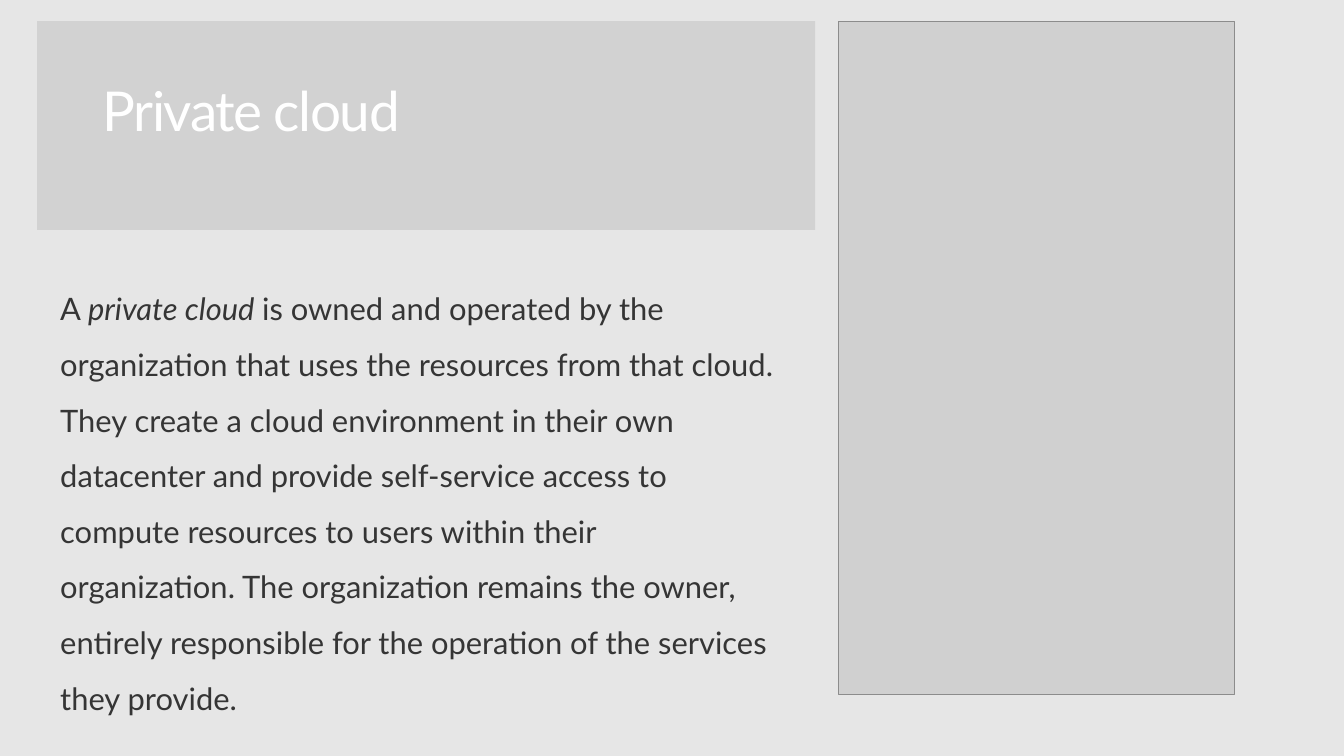
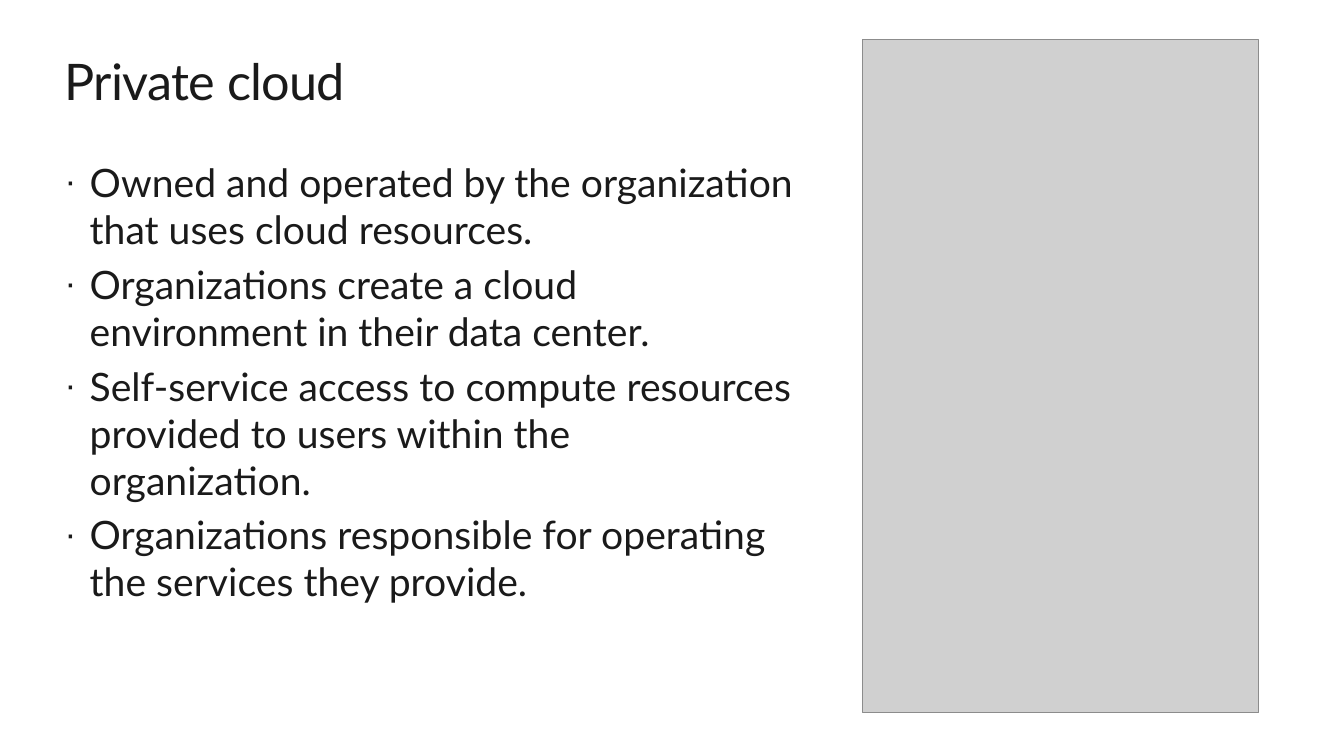
Before and after one commit to CSA-OCP-GER/azure-fundamentals-v2, a slide deck: slide 12 of 1_cloudconcepts/1_cloudconcept.pptx (slide 14 before the commit). Drawn at 1344x756 pixels with LibreOffice and Linux fonts; fonts in the diff are those of the drawing; grey boxes stand for pictures; background and template pictures are left out. Boxes give left, top, right and bottom in pixels: in the first picture for what was removed or moved away, otherwise in the second. Text is boxed around its words. In the diff, an @@ line names an element or a change of style, - is before the commit and + after.

```diff
--- a/1_cloudconcepts/1_cloudconcept.pptx
+++ b/1_cloudconcepts/1_cloudconcept.pptx
@@ background #E6E6E6 to #FFFFFF @@
@@ rectangle removed at bbox=[38, 21, 815, 229] @@
@@ title "Private cloud": place and size @@
-title "Private cloud" at bbox=[103, 91, 400, 131]
+title "Private cloud" at bbox=[65, 63, 345, 101]
@@ title "Private cloud" at bbox=[65, 63, 345, 101]: size 40 to 36.7 pt, text colour #FFFFFF to #1A1A1A, letter spacing -1 to -0.5 pt; line spacing 0.9 to 1; vertical alignment middle to top @@
@@ picture: place and size @@
-picture at bbox=[839, 21, 1235, 694]
+picture at bbox=[863, 40, 1259, 713]
@@ text at bbox=[90, 168, 793, 603]: text changed; size 22.5 to 28.6 pt; text colour #353535 to #1A1A1A @@
-A private cloud is owned and operated by the organization that uses the resources from that cloud. They create a cloud environment in their own datacenter and provide self-service access to compute resources to users within their organization. The organization remains the owner, entirely responsible for the operation of the services they provide.
+· Owned and operated by the organization that uses cloud resources.
+· Organizations create a cloud environment in their data center.
+· Self-service access to compute resources provided to users within the organization.
+· Organizations responsible for operating the services they provide.
```
Also in this commit, not shown: 8 other slides changed, 1 slide added, 2 slides removed, 1 other file.
